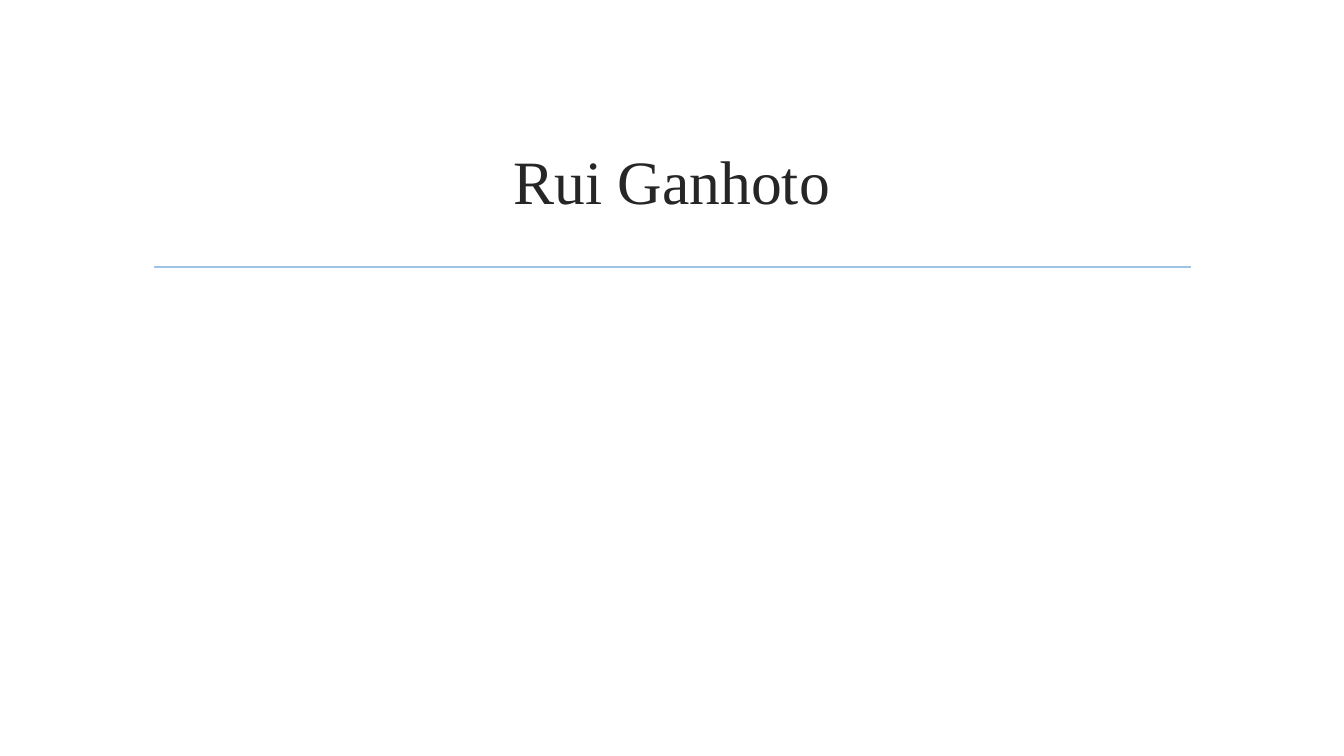
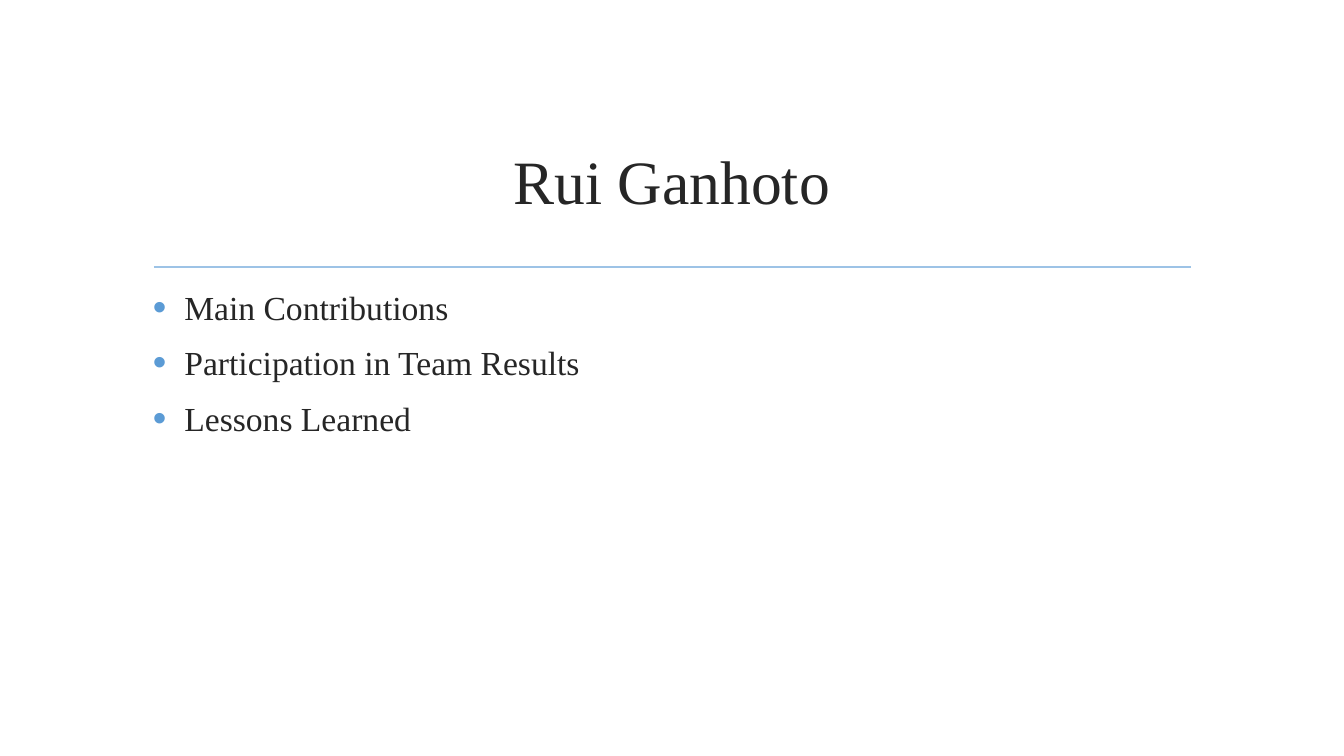
Before and after one commit to jmgirao/projetosoftware1213, a slide deck: slide 66 of Final Presentation/Presentation.pptx (slide 61 before the commit). Drawn at 1344x756 pixels with LibreOffice and Linux fonts; fonts in the diff are those of the drawing; background and template pictures are left out. Boxes give left, top, right and bottom in pixels: in the first picture for what was removed or moved away, otherwise in the second. Text is boxed around its words. In the diff, an @@ line names an element or a change of style, - is before the commit and + after.

Commit message:
Presentation RG

```diff
--- a/Final Presentation/Presentation.pptx
+++ b/Final Presentation/Presentation.pptx
@@ text added at (184, 296, 580, 432), 24 pt, text #262626 @@
+• Main Contributions
+• Participation in Team Results
+• Lessons Learned
```
Also in this commit, not shown: 6 slides added, 1 slide removed.
